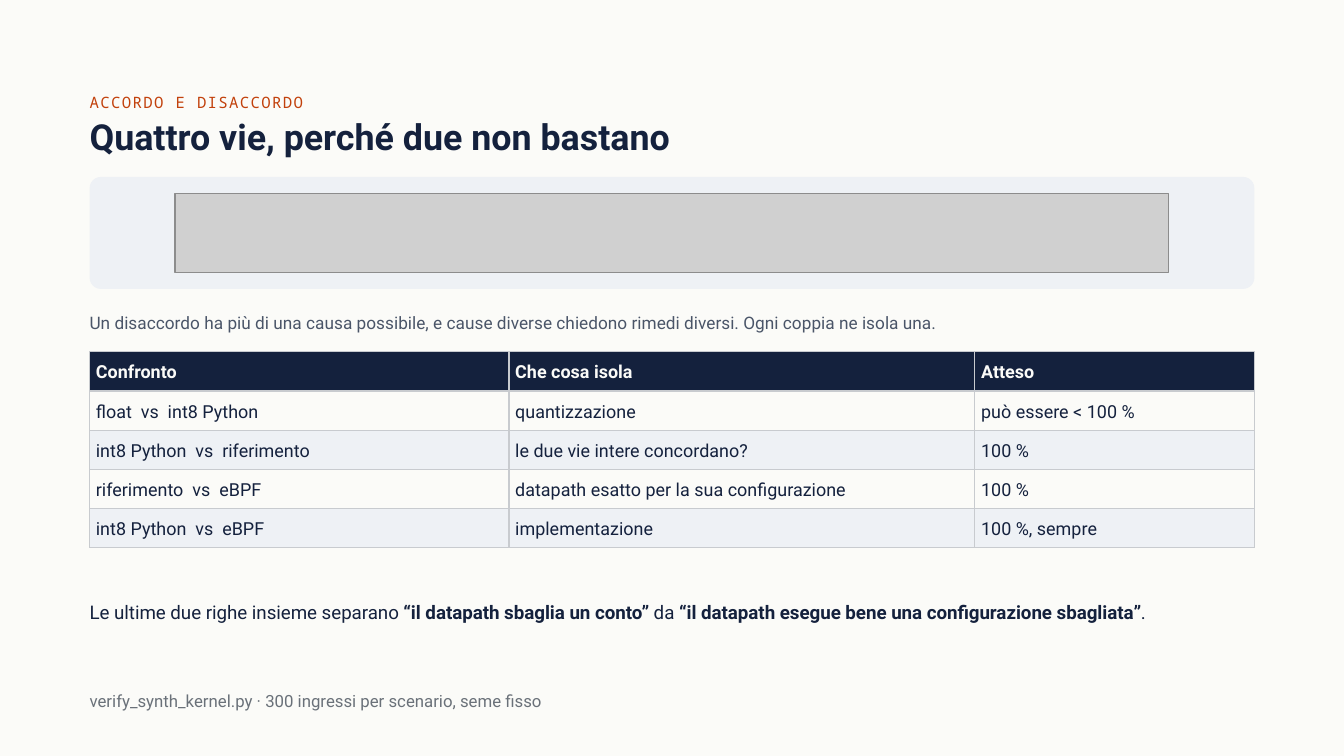
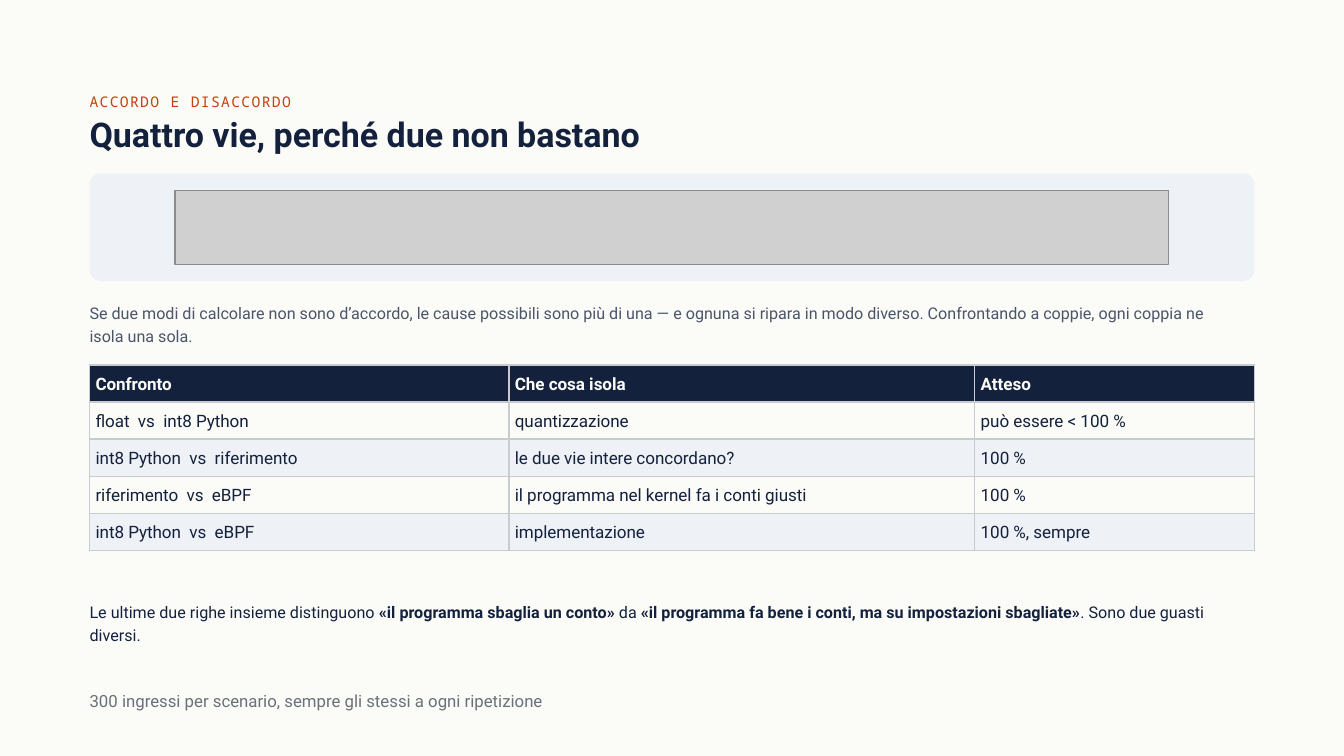
Before and after one commit to ettore-cantile/ipa_lab, a slide deck: slide 15 of docs/IPA eBPF — Implementazione e risultati.pptx. Drawn at 1344x756 pixels with LibreOffice and Linux fonts; fonts in the diff are those of the drawing; grey boxes stand for pictures. Boxes give left, top, right and bottom in pixels: in the first picture for what was removed or moved away, otherwise in the second. Text is boxed around its words. In the diff, an @@ line names an element or a change of style, - is before the commit and + after.

```diff
--- a/docs/IPA eBPF — Implementazione e risultati.pptx
+++ b/docs/IPA eBPF — Implementazione e risultati.pptx
@@ text "ACCORDO E DISACCORDO" at <box>90,96,291,107</box>: size 11.2 to 10.5 pt; line spacing 15.7pt to 14.7pt @@
@@ text "Quattro vie, perché due non ..." at <box>90,121,640,154</box>: size 25.6 to 24.3 pt; line spacing 28.1pt to 26.7pt @@
@@ rounded rectangle: place and size @@
-rounded rectangle at <box>90,177,1255,289</box>
+rounded rectangle at <box>90,173,1255,281</box>
@@ rounded rectangle at <box>90,173,1255,281</box>: proportions changed @@
@@ picture: place and size @@
-picture at <box>175,194,1170,272</box>
+picture at <box>175,191,1170,265</box>
@@ text at <box>90,307,1203,342</box>: text changed; size 12.3 to 11.5 pt @@
-Un disaccordo ha più di una causa possibile, e cause diverse chiedono rimedi diversi. Ogni coppia ne isola una.
+Se due modi di calcolare non sono d’accordo, le cause possibili sono più di una — e ognuna si ripara in modo diverso. Confrontando a coppie, ogni coppia ne isola una sola.
@@ table at <box>90,365,1254,551</box> @@
-row 4, column 2: datapath esatto per la sua configurazione
+row 4, column 2: il programma nel kernel fa i conti giusti
@@ size 12.8 to 12.1 pt in "Confronto", "Che cosa isola", "Atteso", "float vs int8 Python" and 10 more places @@
@@ line spacing 18pt to 17pt @@
@@ table: place and size @@
-table at <box>90,352,1254,547</box>
+table at <box>90,365,1254,551</box>
@@ text at <box>90,605,1204,641</box>: text changed; size 13.3 to 11.5 pt @@
-Le ultime due righe insieme separano “il datapath sbaglia un conto” da “il datapath esegue bene una configurazione sbagliata”.
+Le ultime due righe insieme distinguono «il programma sbaglia un conto» da «il programma fa bene i conti, ma su impostazioni sbagliate». Sono due guasti diversi.
@@ text at <box>90,694,543,711</box>: text changed @@
-verify_synth_kernel.py · 300 ingressi per scenario, seme fisso
+300 ingressi per scenario, sempre gli stessi a ogni ripetizione
```
Also in this commit, not shown: 17 other slides changed, 8 slides added, 5 slides removed, 37 other files.
